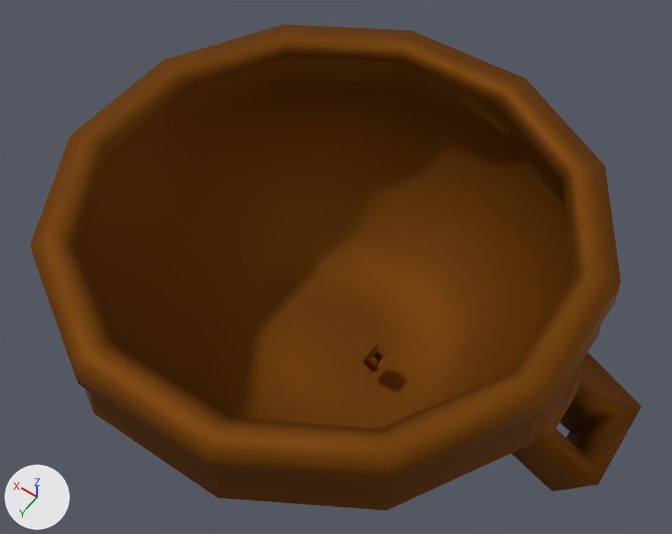
Before and after pictures for a commit that changed the Blender file blends/bronzePot.blend.
The view is the same before and after, from a 50 mm lens placed at (-0.388, 0.528, 0.993), pointed at (0.003, -0.019, 0.134). Lighting does not change. The marker at lower left points along +X, +Y and +Z.
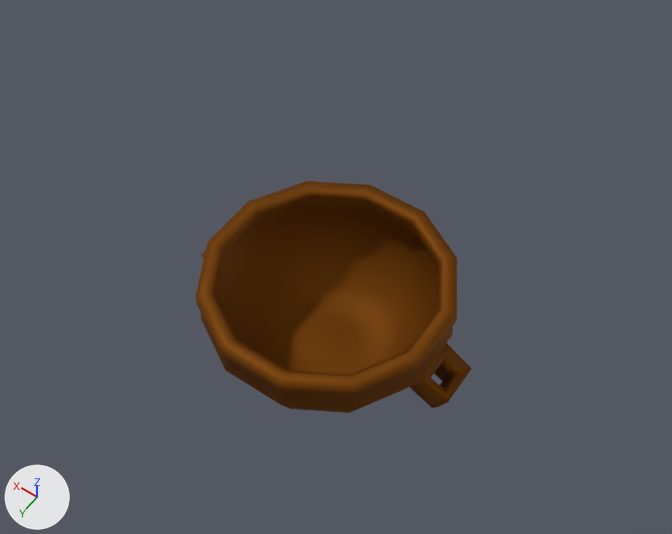
Where the newer file only moved an object's origin or applied its transform, the numbers keep the older frame.

What differs and where, as boxes (x1, y1, x2, y2) in the pictures (672 x 534 px):
'Circle', mesh rescaled (56% narrower, 52% shorter)
    before: (30, 24, 621, 511)
    after: (196, 181, 457, 413)
'Circle.002', rescaled
    before: (511, 353, 642, 491)
    after: (201, 252, 472, 408)
'Circle.001', deleted
    before: (362, 344, 389, 372)

What the commit changed:
me_circle_001 has 244 vertices, 233 faces and spans x -0.0664..0.0664, y -0.0664..0.0664, z -0.0055..0.059.
me_circle_001 is used by ob_circle; location (0.0, 0.0, 0.0); scale (4.5, 4.5, 4.5).
me_circle_001 part 1: the whole mesh is scaled about its middle by 0.5, then moved by (0.0, 0.0, -0.0118).
me_circle_003 has 21 vertices, 19 faces and spans x -0.0814..-0.0566, y -0.0143..0.0121, z 0.0112..0.036.
me_circle_003 is used by ob_circle_002; location (0.0, 0.0, 0.0); scale (4.5, 4.5, 4.5).
me_circle_003 part 2: the whole mesh is scaled about its middle by 2.25, then moved by (-0.0863, -0.0014, 0.0367).
Object 'Circle.001' (ob_circle_001) is deleted.
Object 'Circle.002' (ob_circle_002) is rescaled from (4.5, 4.5, 4.5) to (1.0, 1.0, 1.0).
